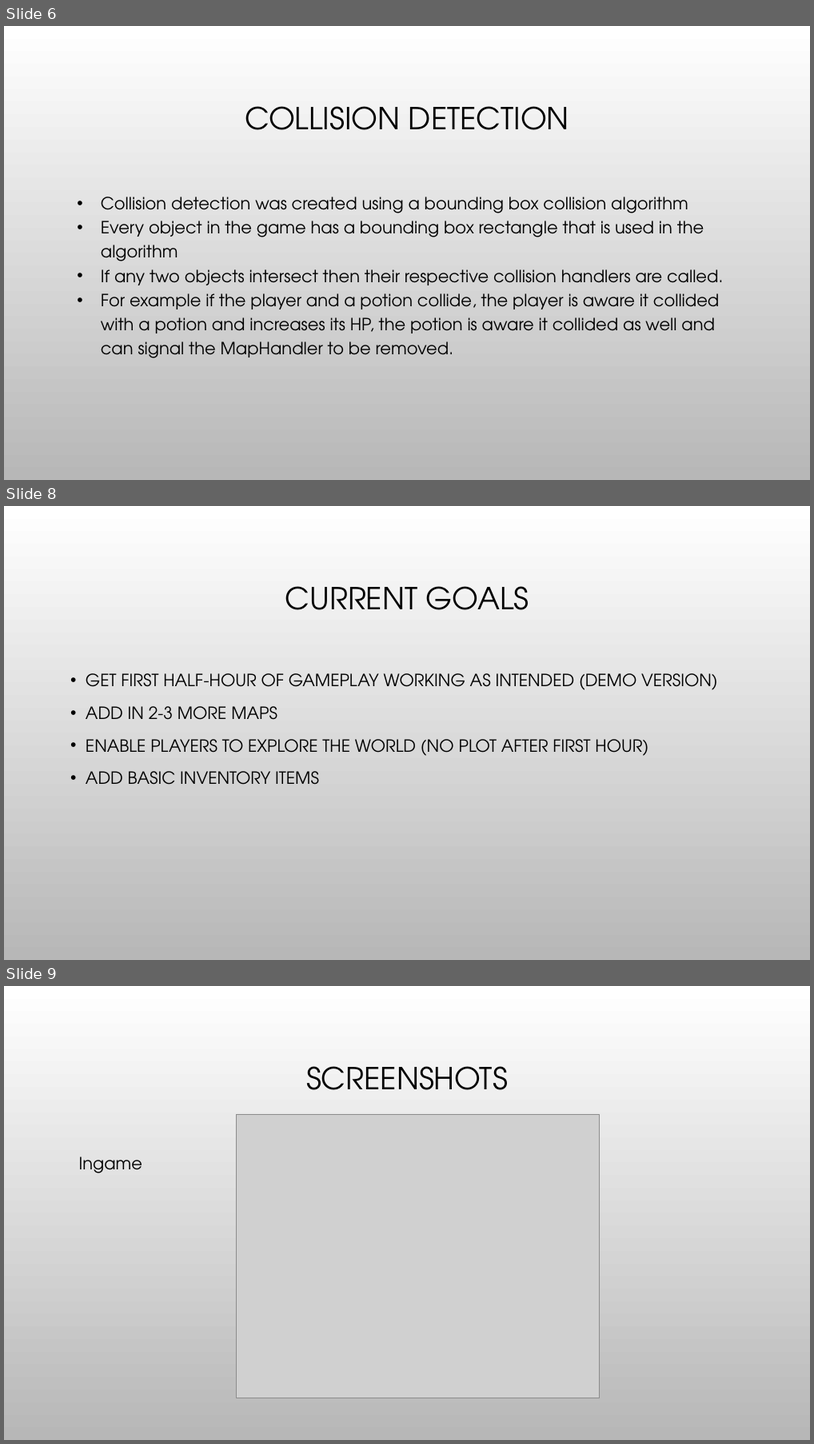
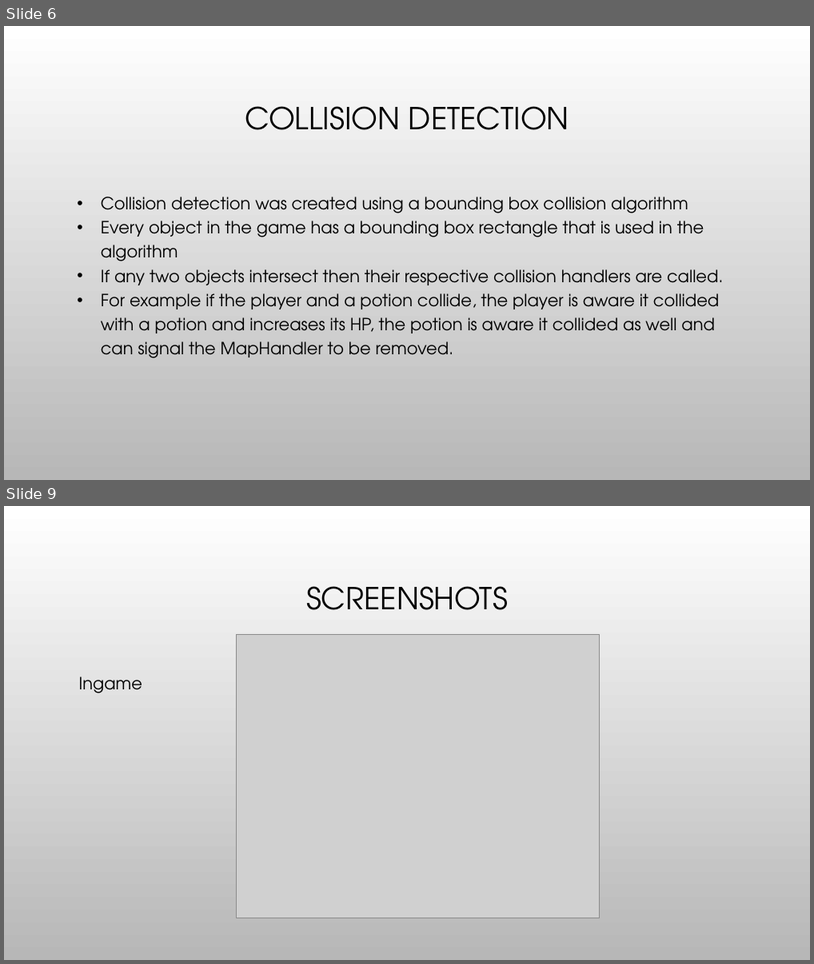
Before and after one commit to hanselrd/bubble-warrior-adventures, a slide deck: docs/presentation.pptx. Shown one above the other, each under a label of ours: slides 6, 8 and 9 before the commit, slides 6 and 9 after it; the slides between them are not shown. The pictures are 814x1444 and 814x964 pixels, drawn with LibreOffice and Linux fonts; fonts in the diff are those of the drawing; grey boxes stand for pictures; background and template pictures are left out. Boxes give left, top, right and bottom in pixels: in the first picture for what was removed or moved away, otherwise in the second. Text is boxed around its words. In the diff, an @@ line names an element or a change of style, - is before the commit and + after.

```diff
--- a/docs/presentation.pptx
+++ b/docs/presentation.pptx
@@ slide 8 removed at box(4, 506, 810, 960), background picture (left out) @@
@@ title removed at box(286, 586, 530, 610) @@
-CURRENT GOALS
@@ text removed at box(86, 673, 718, 784) @@
-• GET FIRST HALF-HOUR OF GAMEPLAY WORKING AS INTENDED (DEMO VERSION)
-• ADD IN 2-3 MORE MAPS
-• ENABLE PLAYERS TO EXPLORE THE WORLD (NO PLOT AFTER FIRST HOUR)
-• ADD BASIC INVENTORY ITEMS
```
Also in this commit, not shown: 2 slides changed, 2 slides added, 1 other file.
